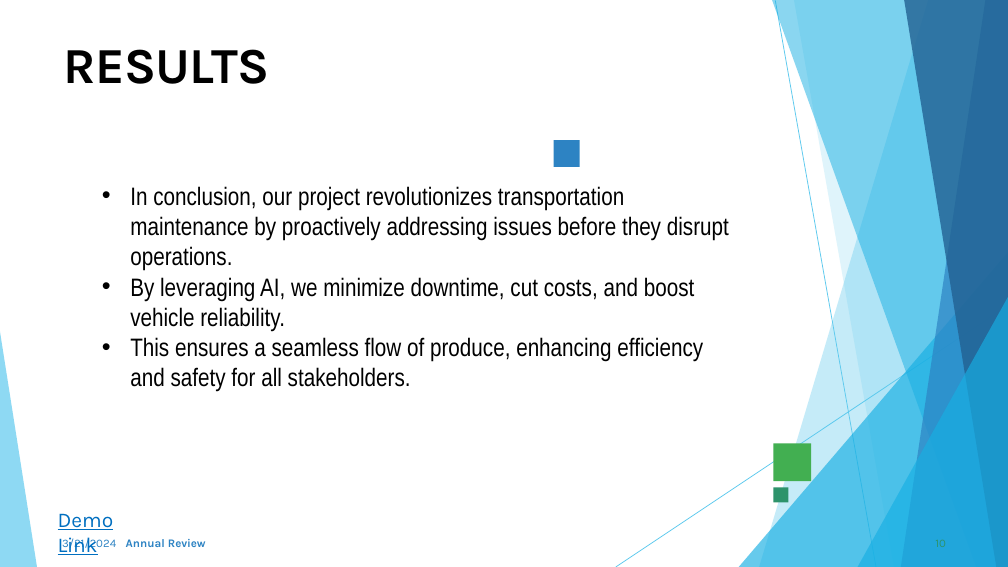
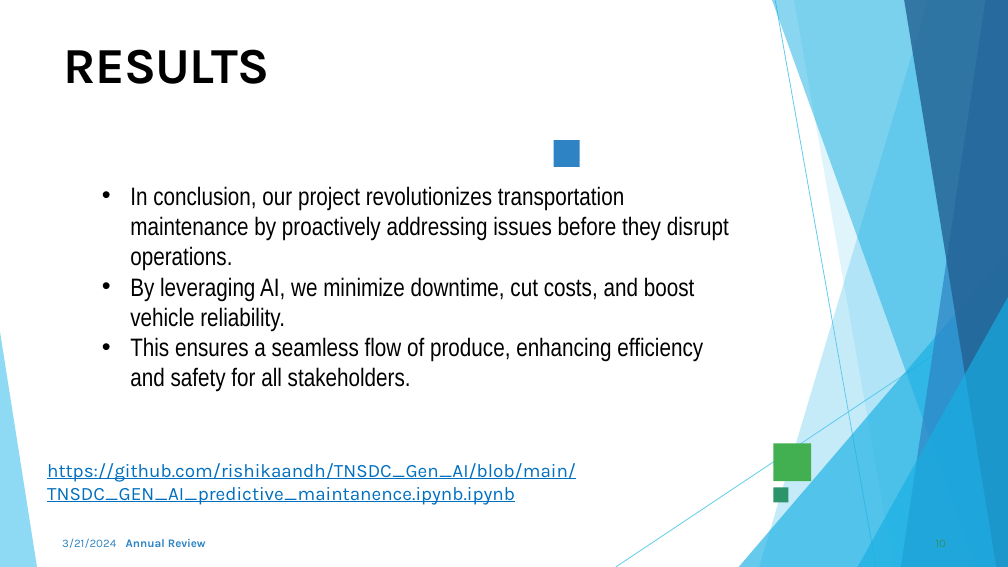
Before and after one commit to rishikaandh/TNSDC_Gen_AI, a slide deck: slide 10 of TNSDC Gen AI PPT.pptx. Drawn at 1008x567 pixels with LibreOffice and Linux fonts; fonts in the diff are those of the drawing; background and template pictures are left out. Boxes give left, top, right and bottom in pixels: in the first picture for what was removed or moved away, otherwise in the second. Text is boxed around its words. In the diff, an @@ line names an element or a change of style, - is before the commit and + after.

```diff
--- a/TNSDC Gen AI PPT.pptx
+++ b/TNSDC Gen AI PPT.pptx
@@ text added at (47,463,576,505), 18 pt, text #006FC0, underline @@
+https://github.com/rishikaandh/TNSDC_Gen_AI/blob/main/TNSDC_GEN_AI_predictive_maintanence.ipynb.ipynb
@@ text removed at (58,513,114,555) @@
-Demo Link
```
Also in this commit, not shown: 1 other slide changed.
